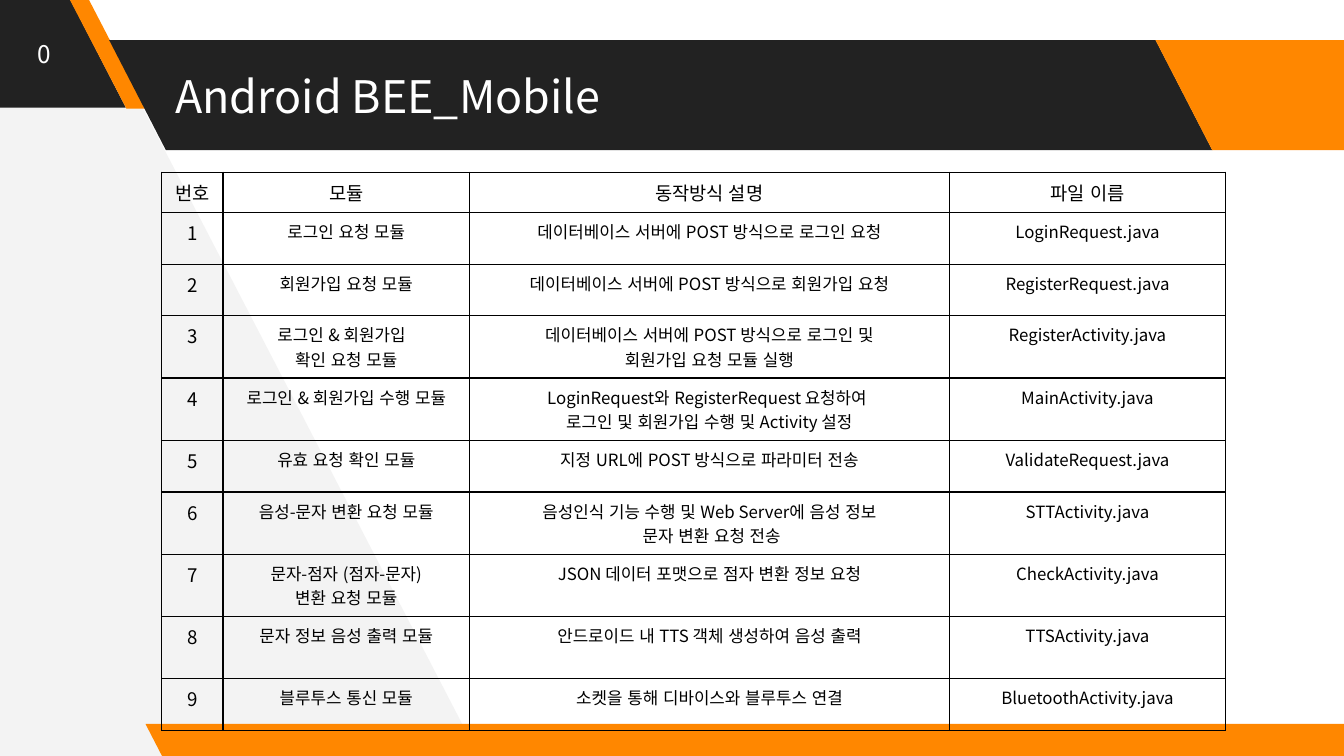
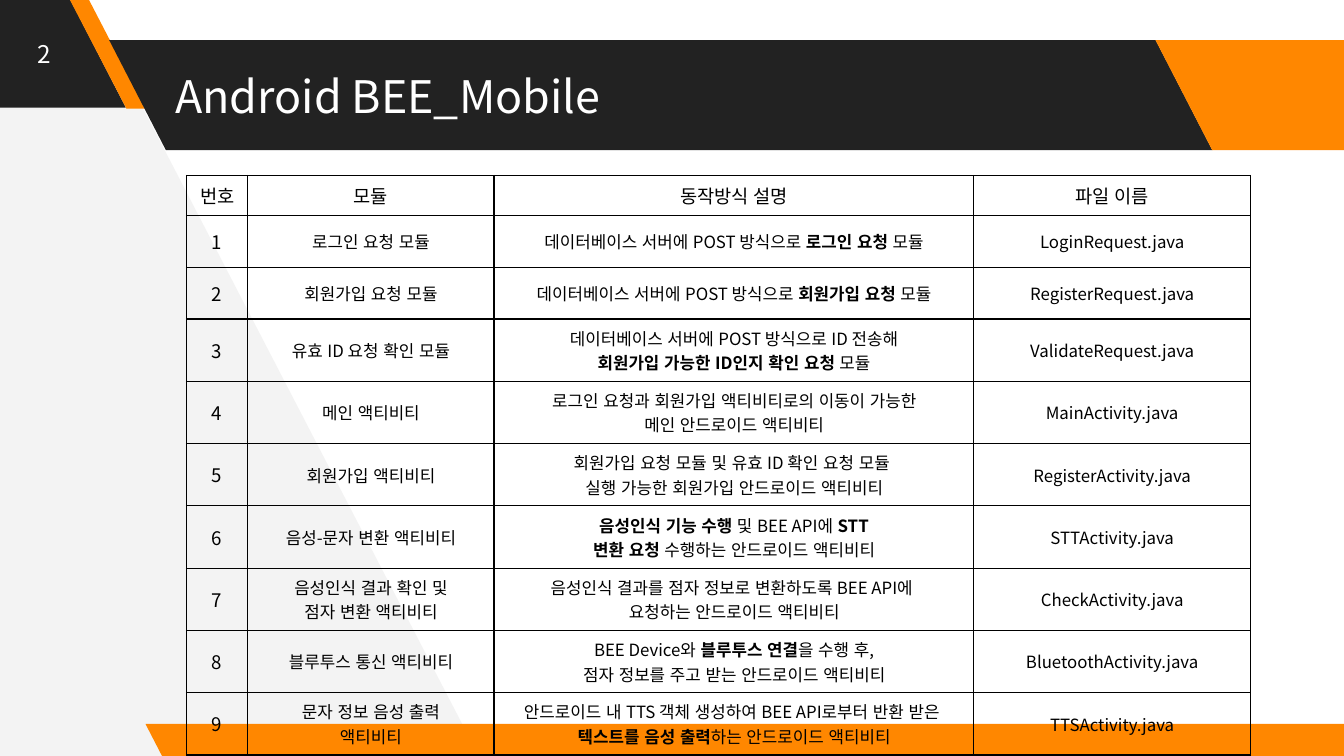
Before and after one commit to Huffon/2019_Capstone_bee, a slide deck: slide 8 of docs/5_Interim Presentation.pptx. Drawn at 1344x756 pixels with LibreOffice and Linux fonts; fonts in the diff are those of the drawing. Boxes give left, top, right and bottom in pixels: in the first picture for what was removed or moved away, otherwise in the second. Text is boxed around its words. In the diff, an @@ line names an element or a change of style, - is before the commit and + after.

```diff
--- a/docs/5_Interim Presentation.pptx
+++ b/docs/5_Interim Presentation.pptx
@@ text at box(37, 45, 50, 63): text changed @@
-0
+2
@@ table at box(187, 176, 1251, 749) @@
-row 2, column 3: 데이터베이스 서버에 POST 방식으로 로그인 요청
+row 2, column 3: 데이터베이스 서버에 POST 방식으로 로그인 요청 모듈
-row 3, column 3: 데이터베이스 서버에 POST 방식으로 회원가입 요청
+row 3, column 3: 데이터베이스 서버에 POST 방식으로 회원가입 요청 모듈
-row 4: 3 | 로그인 & 회원가입 / 확인 요청 모듈 | 데이터베이스 서버에 POST 방식으로 로그인 및 / 회원가입 요청 모듈 실행 | RegisterActivity.java
+row 4: 3 | 유효 ID 요청 확인 모듈 | 데이터베이스 서버에 POST 방식으로 ID 전송해 / 회원가입 가능한 ID인지 확인 요청 모듈 | ValidateRequest.java
-row 5, column 2: 로그인 & 회원가입 수행 모듈
+row 5, column 2: 메인 액티비티
-row 5, column 3: LoginRequest와 RegisterRequest 요청하여 / 로그인 및 회원가입 수행 및 Activity 설정
+row 5, column 3: 로그인 요청과 회원가입 액티비티로의 이동이 가능한 / 메인 안드로이드 액티비티
-row 6: 5 | 유효 요청 확인 모듈 | 지정 URL에 POST 방식으로 파라미터 전송 | ValidateRequest.java
+row 6: 5 | 회원가입 액티비티 | 회원가입 요청 모듈 및 유효 ID 확인 요청 모듈 / 실행 가능한 회원가입 안드로이드 액티비티 | RegisterActivity.java
-row 7, column 2: 음성-문자 변환 요청 모듈
+row 7, column 2: 음성-문자 변환 액티비티
-row 7, column 3: 음성인식 기능 수행 및 Web Server에 음성 정보 / 문자 변환 요청 전송
+row 7, column 3: 음성인식 기능 수행 및 BEE API에 STT / 변환 요청 수행하는 안드로이드 액티비티
-row 8, column 2: 문자-점자 (점자-문자) / 변환 요청 모듈
+row 8, column 2: 음성인식 결과 확인 및 / 점자 변환 액티비티
-row 8, column 3: JSON 데이터 포맷으로 점자 변환 정보 요청
+row 8, column 3: 음성인식 결과를 점자 정보로 변환하도록 BEE API에 / 요청하는 안드로이드 액티비티
-row 9: 8 | 문자 정보 음성 출력 모듈 | 안드로이드 내 TTS 객체 생성하여 음성 출력 | TTSActivity.java
+row 9: 8 | 블루투스 통신 액티비티 | BEE Device와 블루투스 연결을 수행 후, / 점자 정보를 주고 받는 안드로이드 액티비티 | BluetoothActivity.java
-row 10: 9 | 블루투스 통신 모듈 | 소켓을 통해 디바이스와 블루투스 연결 | BluetoothActivity.java
+row 10: 9 | 문자 정보 음성 출력 / 액티비티 | 안드로이드 내 TTS 객체 생성하여 BEE API로부터 반환 받은 텍스트를 음성 출력하는 안드로이드 액티비티 | TTSActivity.java
@@ table: place and size @@
-table at box(161, 172, 1226, 712)
+table at box(187, 176, 1251, 749)
```
Also in this commit, not shown: 12 other slides changed, 4 slides removed, 3 other files.
